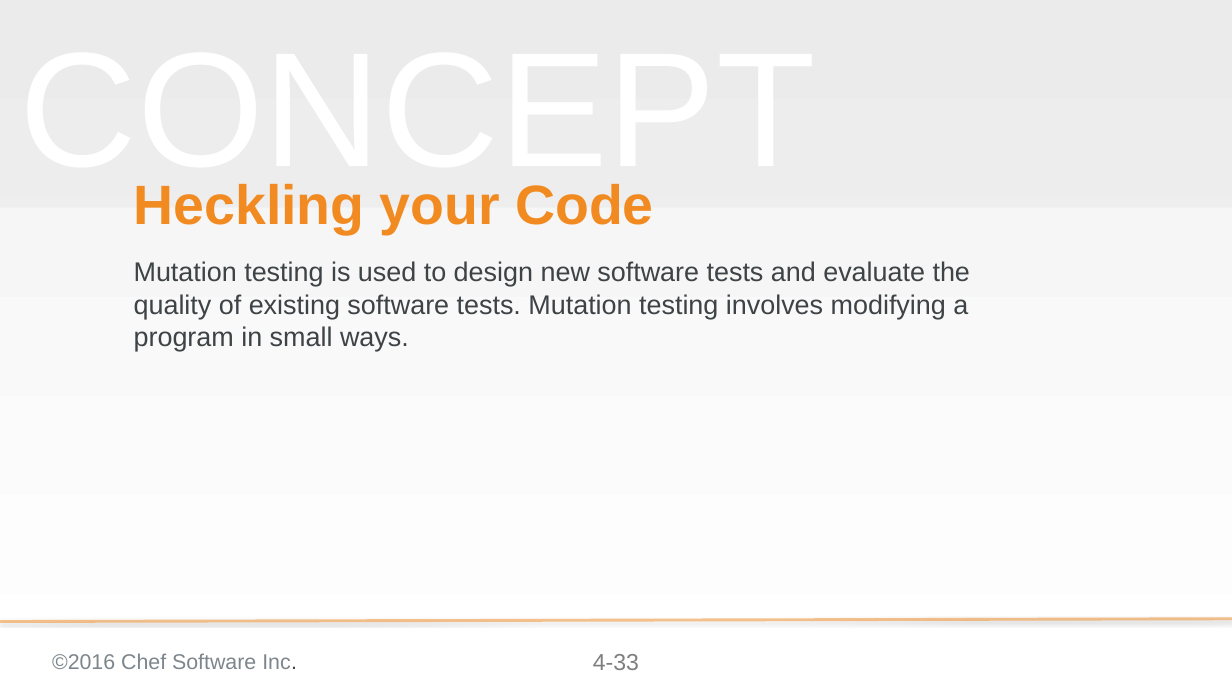
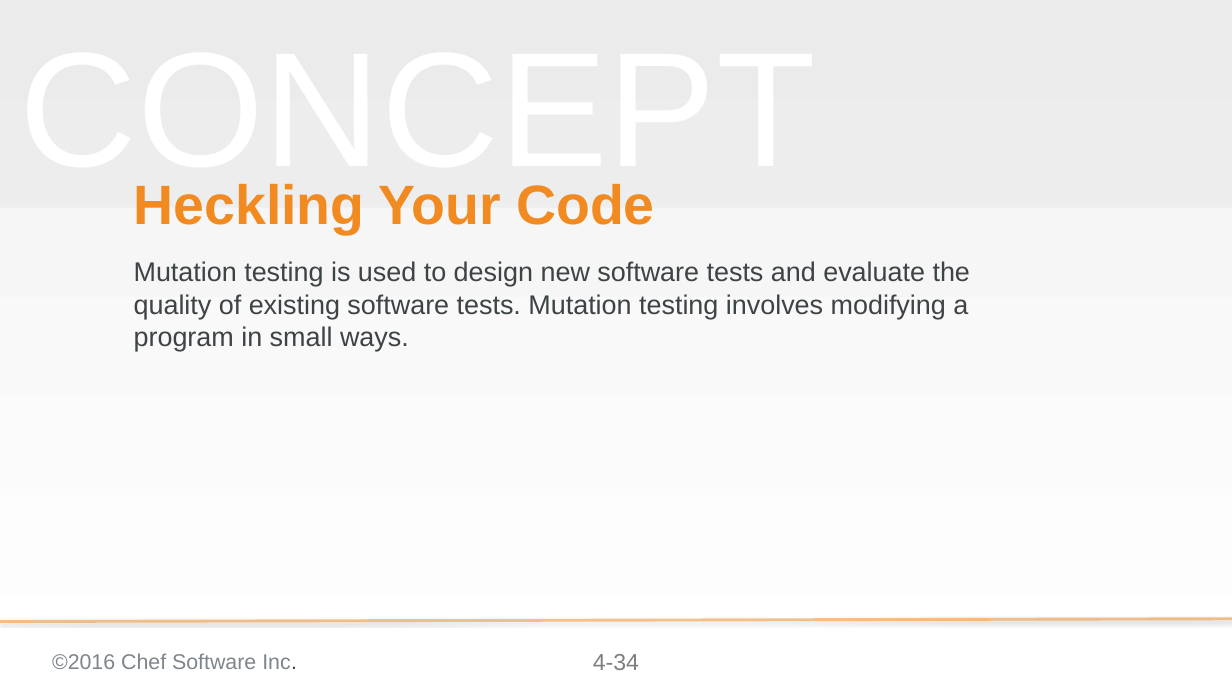
Before and after one commit to chef-training/test_driven_cookbook_development, a slide deck: slide 34 of 04-refactoring_cookbooks_with_tests.pptx (slide 33 before the commit). Drawn at 1232x693 pixels with LibreOffice and Linux fonts; fonts in the diff are those of the drawing; background and template pictures are left out. Boxes give left, top, right and bottom in pixels: in the first picture for what was removed or moved away, otherwise in the second. Text is boxed around its words. In the diff, an @@ line names an element or a change of style, - is before the commit and + after.

```diff
--- a/04-refactoring_cookbooks_with_tests.pptx
+++ b/04-refactoring_cookbooks_with_tests.pptx
@@ title at box(134, 184, 654, 234): text changed @@
-Heckling your Code
+Heckling Your Code
@@ page number at box(593, 654, 639, 670): text changed @@
-4-33
+4-34
```
Also in this commit, not shown: 12 other slides changed, 2 slides added.
